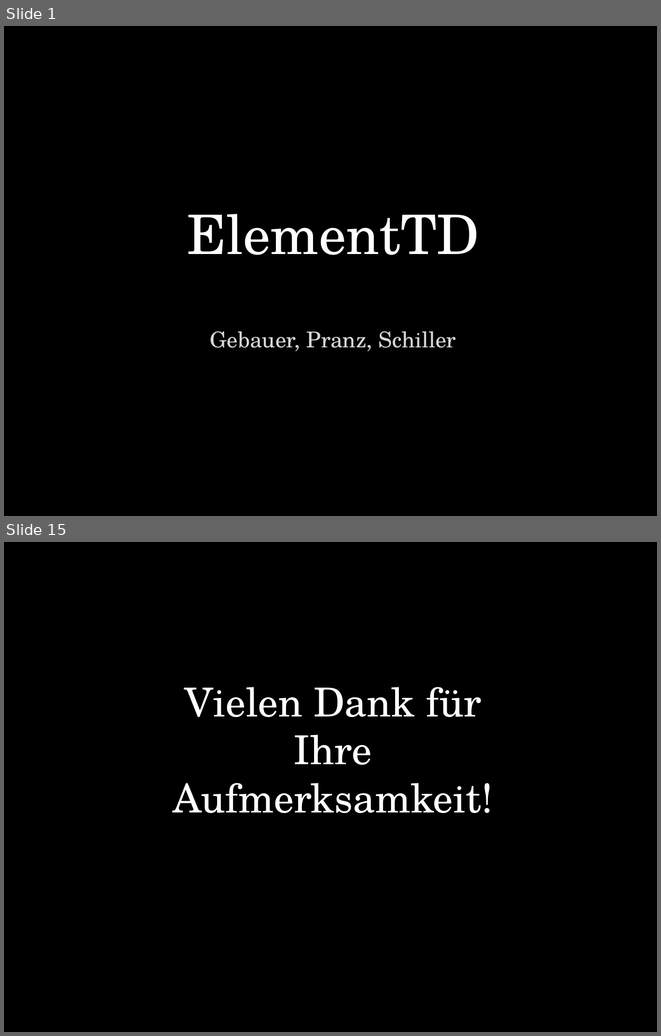
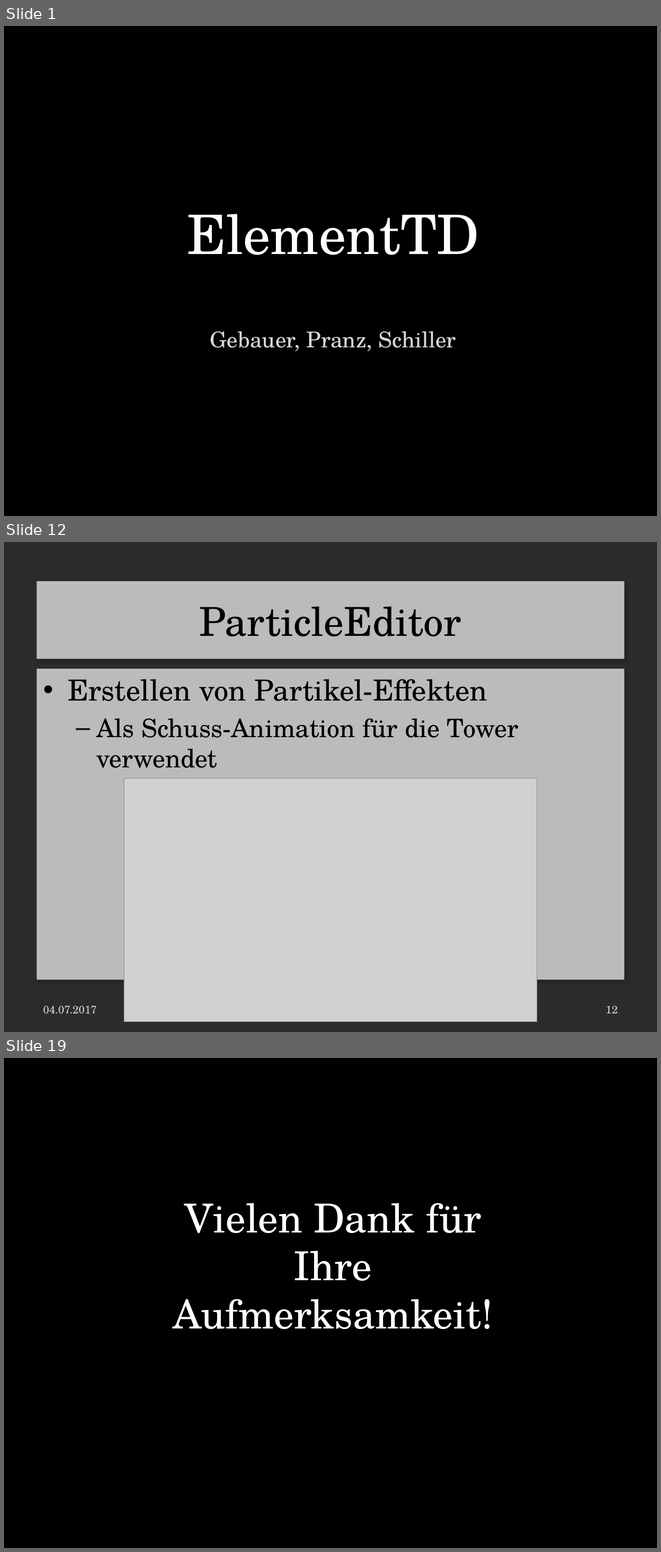
Before and after one commit to LaurenzGebauer/ElementTD, a slide deck: svn/JG16S17P06/trunk/Documentation/ProjectDocumentation/Presentation.pptx. Shown one above the other, each under a label of ours: slides 1 and 15 before the commit, slides 1, 12 and 19 after it; the slides between them are not shown. The pictures are 661x1036 and 661x1552 pixels, drawn with LibreOffice and Linux fonts; fonts in the diff are those of the drawing; grey boxes stand for pictures; background and template pictures are left out; a plain dark background stands for a picture behind light text. Boxes give left, top, right and bottom in pixels: in the first picture for what was removed or moved away, otherwise in the second. Text is boxed around its words. In the diff, an @@ line names an element or a change of style, - is before the commit and + after.

```diff
--- a/svn/JG16S17P06/trunk/Documentation/ProjectDocumentation/Presentation.pptx
+++ b/svn/JG16S17P06/trunk/Documentation/ProjectDocumentation/Presentation.pptx
@@ slide 12 added at <box>4,542,657,1032</box>, background picture (left out) @@
@@ title added at <box>37,581,624,659</box>, fill #FFFFFF at 70% opacity, 44 pt, text #000000 @@
+ParticleEditor
@@ text added at <box>37,669,624,979</box>, fill #FFFFFF at 70% opacity, 28 pt, text #000000 @@
+• Erstellen von Partikel-Effekten
+  – Als Schuss-Animation für die Tower verwendet
@@ picture added at <box>124,778,538,1022</box> @@
@@ text added at <box>43,1005,97,1014</box>, 12 pt, text #D9D9D9 @@
+04.07.2017
@@ page number added at <box>606,1005,618,1013</box>, 12 pt, text #D9D9D9 @@
+12
@@ what was slide 15 is now slide 19 @@
```
Also in this commit, not shown: 13 slides changed, 3 other slides added, 4 other files.
